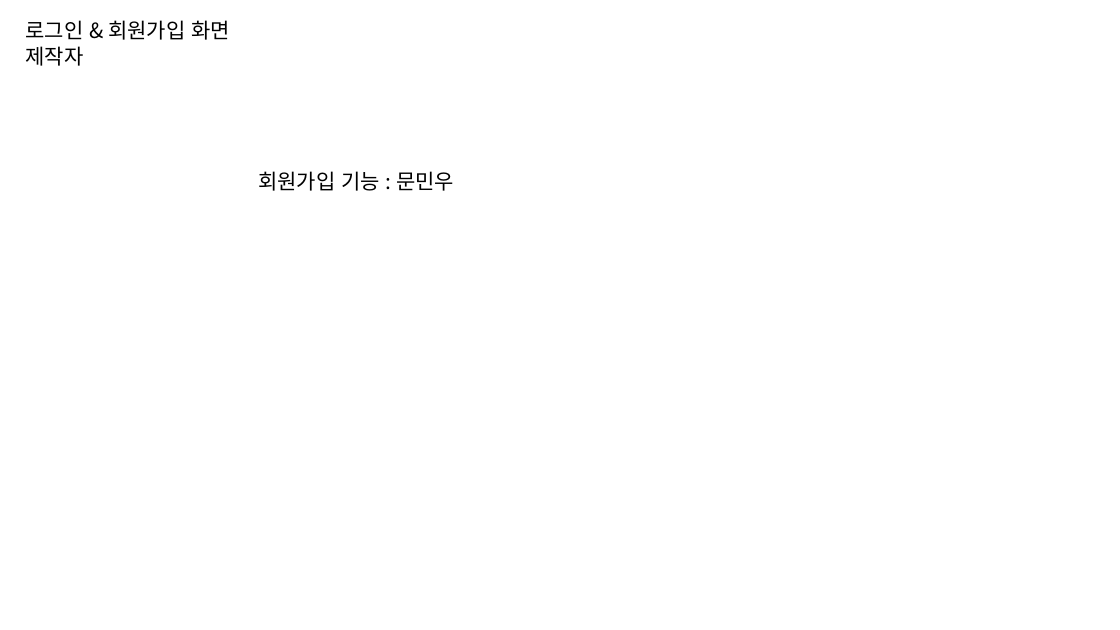
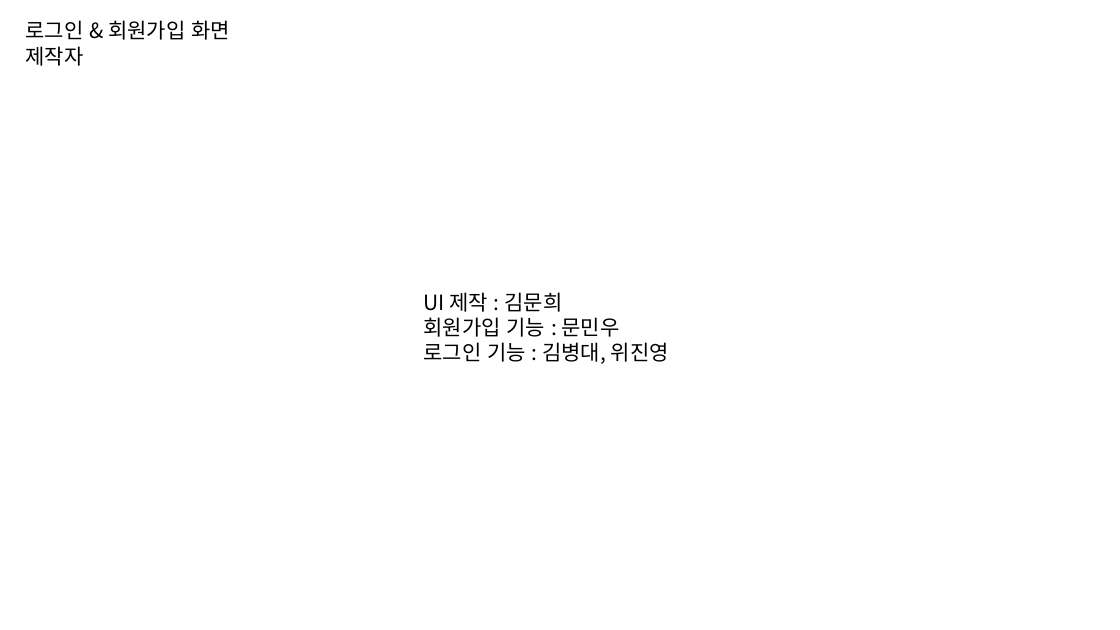
Before and after one commit to byungmeo/CockFit, a slide deck: slide 4 of Documents/4.제작보고서/제작보고서 자료.pptx. Drawn at 1120x630 pixels with LibreOffice and Linux fonts; fonts in the diff are those of the drawing. Boxes give left, top, right and bottom in pixels: in the first picture for what was removed or moved away, otherwise in the second. Text is boxed around its words. In the diff, an @@ line names an element or a change of style, - is before the commit and + after.

Commit message:
제작보고서자료업데이트 / 레시피해시태그표시 / 나만의레시피 표시

```diff
--- a/Documents/4.제작보고서/제작보고서 자료.pptx
+++ b/Documents/4.제작보고서/제작보고서 자료.pptx
@@ text "UI 제작 : 김문희": place and size @@
-text "UI 제작 : 김문희" at <box>258,171,454,191</box>
+text "UI 제작 : 김문희" at <box>423,292,669,364</box>
@@ text at <box>423,292,562,312</box>: paragraph added @@
+UI 제작 : 김문희
@@ text at <box>423,342,669,364</box>: paragraph added @@
+로그인 기능 : 김병대, 위진영
```
Also in this commit, not shown: 7 other slides changed, 10 slides added, 1 slide removed, 7 other files.
